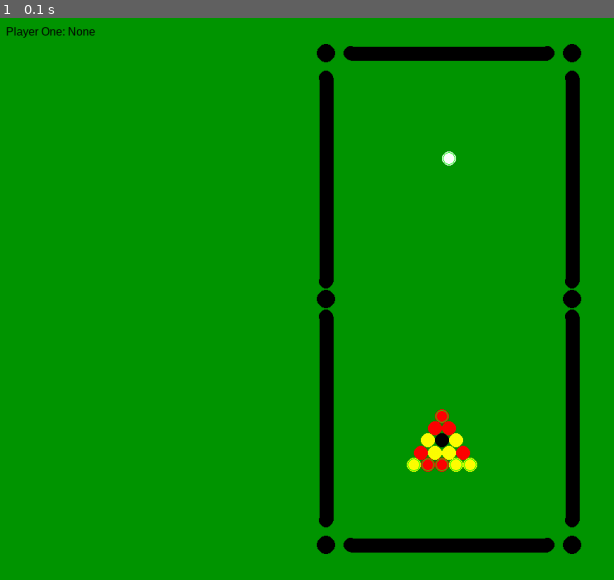
Above: before the commit, frame 1.
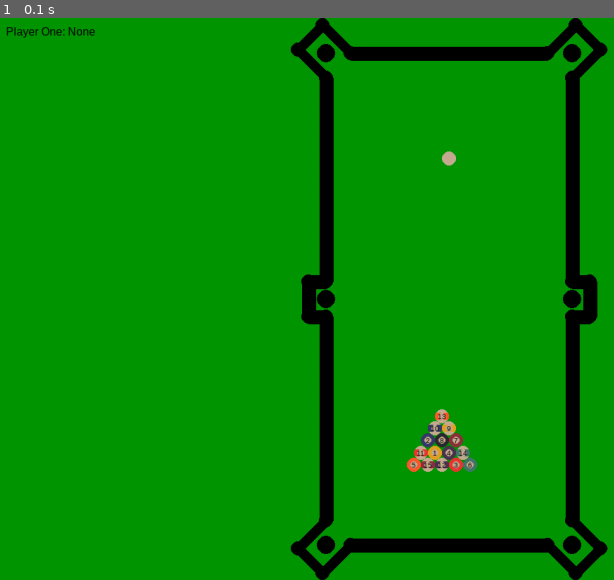
Above: after the commit, the same moment.

Repository: simonlav24/PoolGame
Game: pygame game, started from Main.py
Two runs of this game, one before a commit and one after it. Both use one fixed random seed, a clock stepped at 60 frames per second and the inputs below.
Inputs:
- Up to frame 1 (0.1 s): no input

The runs differ from the first frame. In frame 1, 2.6% of the frame differs, in the area x 47-100%, y 0-100%.

Commit message:
full rules and ball colors

Diff:
--- a/Calc.py
+++ b/Calc.py
@@ -1,3 +1,6 @@
+'''
+geometrical calculations module
+'''
 
 from pygame import Vector2
 from math import atan2, sqrt
--- a/Main.py
+++ b/Main.py
@@ -1,3 +1,6 @@
+'''
+Main module
+'''
 
 import pygame
 from pygame.math import Vector2
@@ -8,7 +11,26 @@
 from Calc import *
 from StateMachine import *
 
-
+DEBUG = False
+
+ball_color = {
+    0: (197, 171, 144),
+    1: (229, 160, 31),
+    2: (55, 57, 106),
+    3: (235, 53, 49),
+    4: (76, 51, 81),
+    5: (253, 88, 43),
+    6: (65, 119, 105),
+    7: (141, 50, 59),
+    8: (44, 42, 47),
+    9: (229, 160, 31),
+    10: (55, 57, 106),
+    11: (235, 53, 49),
+    12: (76, 51, 81),
+    13: (253, 88, 43),
+    14: (65, 119, 105),
+    15: (141, 50, 59),
+}
 
 class Ball:
     _radius = 10
@@ -19,7 +41,7 @@
     _entered_balls: List['Ball'] = []
     _first_cue_touch: BallType = None
     _potted_this_turn: List[BallType] = []
-    def __init__(self, pos=Vector2(0,0), fake=False, type=BallType.BALL_NONE):
+    def __init__(self, pos=Vector2(0,0), fake=False, type=BallType.BALL_NONE, number=0):
         self.pos = pos
         self.vel = Vector2(0,0)
         self.acc = Vector2(0,0)
@@ -30,6 +52,8 @@
         else:
             Ball._reg.append(self)
         self.type = type
+        self.number = number
+        self.create_surf()
 
     def set_vel(self, vel):
         self.vel = vel
@@ -82,8 +106,11 @@
                 if ball is target:
                     continue
                 distance = ball.pos.distance_to(target.pos)
+                if distance == 0:
+                    distance = 0.01
                 if distance < Ball._radius * 2:
                     overlap = 0.5 * (distance - Ball._radius * 2)
+
                     ball.pos -= overlap * (ball.pos - target.pos) / distance
                     target.pos += overlap * (ball.pos - target.pos) / distance
 
@@ -97,6 +124,8 @@
                 Ball._first_cue_touch = target.type if target.type != BallType.BALL_CUE else ball.type
 
             distance = ball.pos.distance_to(target.pos)
+            if distance == 0:
+                distance = 0.01
 
             normal = (target.pos - ball.pos) / distance
             tangent = Vector2(-normal[1], normal[0])
@@ -113,9 +142,32 @@
         Ball._fakes = []
         Ball._collisions = []
 
+    def create_surf(self):
+        color = ball_color[self.number]
+        self.surf = pygame.Surface((Ball._radius * 2, Ball._radius * 2), pygame.SRCALPHA)
+        if self.number > 8:
+            # stripe
+            self.surf.fill(ball_color[0])
+            self.surf.fill(color, ((0, Ball._radius * 0.5), (self.surf.get_width(), self.surf.get_height() - Ball._radius)))
+        else:
+            # solid
+            self.surf.fill(color)
+
+        pygame.draw.circle(self.surf, ball_color[0], (Ball._radius, Ball._radius), Ball._radius * 0.5)
+
+        if self.number != 0:
+            text = font_small.render(str(self.number), True, (0,0,0))
+            self.surf.blit(text, (Ball._radius - text.get_width() / 2, Ball._radius - text.get_height() / 2))
+
+        mask = pygame.Surface((Ball._radius * 2, Ball._radius * 2), pygame.SRCALPHA)
+        mask.fill((255,255,255,255))
+        pygame.draw.circle(mask, (0,0,0,0), (Ball._radius, Ball._radius), Ball._radius)
+        self.surf.blit(mask, (0,0), special_flags=pygame.BLEND_RGBA_SUB)
+
     def draw(self):
-        pygame.draw.circle(win, self.type.get_color(), self.pos, Ball._radius)
-        if self.stable:
+        win.blit(self.surf, self.pos - Vector2(Ball._radius, Ball._radius))
+
+        if DEBUG and self.stable:
             pygame.draw.circle(win, (0,255,0), self.pos, Ball._radius - 1, 1)
 
     def step_balls():
@@ -208,9 +260,16 @@
     clock = pygame.time.Clock()
 
     font1 = pygame.font.SysFont('Arial', 16)
+    font_small = pygame.font.SysFont('Arial', 10)
 
     types = [BallType.BALL_SOLID] * 7 + [BallType.BALL_STRIPE] * 7
     shuffle(types)
+    solid_numbers = [1, 2, 3, 4, 5, 6, 7]
+    shuffle(solid_numbers)
+    stripe_numbers = [9, 10, 11, 12, 13, 14, 15]
+    shuffle(stripe_numbers)
+    number_type = {BallType.BALL_SOLID: solid_numbers, BallType.BALL_STRIPE: stripe_numbers}
+
     offx = win.get_width() / 2
     offy = win.get_height() / 2 + 150
 
@@ -218,10 +277,13 @@
     for i in range(6):
         for j in range(-i, i, 2):
             type = types.pop()
+            number = number_type[type].pop()
             if ball_count == 4:
                 types.append(type)
+                number_type[type].append(number)
                 type = BallType.BALL_BLACK
-            Ball(Vector2(10 * j + offx, 10 * i * sqrt(3) + offy), type=type)
+                number = 8
+            Ball(Vector2(10 * j + offx, 10 * i * sqrt(3) + offy), type=type, number=number)
             ball_count += 1
 
     cue_ball = CueBall(Vector2(win.get_width() / 2, 200))
@@ -244,6 +306,32 @@
     Line(Vector2(right, bottom - pool_d_slit), Vector2(right, center + pool_slit))
     Line(Vector2(right, center - pool_slit), Vector2(right, top + pool_d_slit))
     Line(Vector2(left + pool_d_slit, top), Vector2(right - pool_d_slit, top))
+
+    d_offset = 40
+    Line(Vector2(left, top + pool_d_slit), Vector2(left - d_offset, top + pool_d_slit - d_offset))
+    Line(Vector2(left + pool_d_slit, top), Vector2(left + pool_d_slit - d_offset, top - d_offset))
+    Line(Vector2(left - d_offset, top + pool_d_slit - d_offset), Vector2(left + pool_d_slit - d_offset, top - d_offset))
+
+    Line(Vector2(right - pool_d_slit, top), Vector2(right - pool_d_slit + d_offset, top - d_offset))
+    Line(Vector2(right, top + pool_d_slit), Vector2(right + d_offset, top + pool_d_slit - d_offset))
+    Line(Vector2(right - pool_d_slit + d_offset, top - d_offset), Vector2(right + d_offset, top + pool_d_slit - d_offset))
+
+    Line(Vector2(left + pool_d_slit, bottom), Vector2(left + pool_d_slit - d_offset, bottom + d_offset))
+    Line(Vector2(left, bottom - pool_d_slit), Vector2(left - d_offset, bottom - pool_d_slit + d_offset))
+    Line(Vector2(left + pool_d_slit - d_offset, bottom + d_offset), Vector2(left - d_offset, bottom - pool_d_slit + d_offset))
+
+    Line(Vector2(right, bottom - pool_d_slit), Vector2(right + d_offset, bottom - pool_d_slit + d_offset))
+    Line(Vector2(right - pool_d_slit, bottom), Vector2(right - pool_d_slit + d_offset, bottom + d_offset))
+    Line(Vector2(right + d_offset, bottom - pool_d_slit + d_offset), Vector2(right - pool_d_slit + d_offset, bottom + d_offset))
+
+    s_offset = 25
+    Line(Vector2(right, center - pool_slit), Vector2(right + s_offset, center - pool_slit))
+    Line(Vector2(right, center + pool_slit), Vector2(right + s_offset, center + pool_slit))
+    Line(Vector2(right + s_offset, center - pool_slit), Vector2(right + s_offset, center + pool_slit))
+
+    Line(Vector2(left, center + pool_slit), Vector2(left - s_offset, center + pool_slit))
+    Line(Vector2(left, center - pool_slit), Vector2(left - s_offset, center - pool_slit))
+    Line(Vector2(left - s_offset, center + pool_slit), Vector2(left - s_offset, center - pool_slit))
 
     Hole(Vector2(left, center))
     Hole(Vector2(right, center))
@@ -293,7 +381,7 @@
         if game_state.get_state() == State.WAIT_FOR_STABLE:
             if Ball.check_stability():
                 # determine next turn
-                game_state.potted_this_turn = cue_ball.get_potted_this_turn()
+                game_state.update_potted(cue_ball.get_potted_this_turn())
                 game_state.first_touch = cue_ball.get_first_touch()
                 game_state.update()
                 cue_ball.new_turn()
@@ -339,8 +427,8 @@
 
         # draw entered balls
         for i, ball in enumerate(Ball._entered_balls):
-            pos = Vector2(right + Ball._radius * 4, Ball._radius + i * 2 * Ball._radius)
-            pygame.draw.circle(win, ball.type.get_color(), pos, Ball._radius)
+            pos = Vector2(right + Ball._radius * 8, Ball._radius + i * 2 * Ball._radius)
+            win.blit(ball.surf, pos)
 
         # temporarily display info
         player_turn_surf = font1.render(f'{str(game_state.get_player())}: {game_state.player_ball_type[game_state.get_player()]}', True, (0,0,0))
--- a/StateMachine.py
+++ b/StateMachine.py
@@ -1,3 +1,6 @@
+'''
+State machine module and rules enforecement
+'''
 
 from enum import Enum
 from typing import List
@@ -7,6 +10,12 @@
     WAIT_FOR_STABLE = 1
     MOVING_CUE_BALL = 2
     GAME_OVER = 3
+
+class Foul(Enum):
+    NONE = 0
+    TOUCHED_ILLEGAL_BALL = 1
+    POTTED_CUE = 2
+    POTTED_BLACK = 3
 
 class BallType(Enum):
     BALL_NONE = 0
@@ -64,11 +73,29 @@
         self.potted_this_turn: List[BallType] = []
         self.first_touch: BallType = None
 
+        self.type_potted = {
+            BallType.BALL_SOLID: 0,
+            BallType.BALL_STRIPE: 0
+        }
+        self.player_winner: Player = None
+
+    def update_potted(self, potted: List[BallType]):
+        self.potted_this_turn = potted
+        for ball in self.potted_this_turn:
+            if ball in [BallType.BALL_CUE, BallType.BALL_BLACK]:
+                continue
+            self.type_potted[ball] += 1
+
     def get_state(self) -> State:
         return self.current_state
 
     def get_player(self) -> Player:
         return self.player_turn
+
+    def is_current_player_finished(self) -> bool:
+        if not self.player_determined:
+            return False
+        return self.type_potted[self.player_ball_type[self.get_player()]] == 7
 
     def update(self):
         next_state: State = None
@@ -80,7 +107,7 @@
             case State.WAIT_FOR_STABLE:
                 next_state = State.PLAY
                 advance_turn = True
-                foul = False
+                foul = Foul.NONE
                 # determine players turn
                 ## player turn shall change if
                 ## 1. player didnt touch any of his balls first
@@ -89,9 +116,15 @@
                 print(f'{self.potted_this_turn=}')
 
                 if self.player_determined:
-                    if self.first_touch != self.player_ball_type[self.get_player()]:
+                    allowed_first_touch = [self.player_ball_type[self.get_player()]]
+                    if self.is_current_player_finished():
+                        # player potted all his balls
+                        allowed_first_touch.append(BallType.BALL_BLACK)
+
+                    if self.first_touch not in allowed_first_touch:
                         # foul: touched illegal ball
-                        foul = True
+                        print('foul, touched illegal ball')
+                        foul = Foul.TOUCHED_ILLEGAL_BALL
 
                 if len(self.potted_this_turn) != 0:
                     # check if players not yet determined their ball type
@@ -111,17 +144,33 @@
 
                     if BallType.BALL_CUE in self.potted_this_turn:
                         # foul: potted cue ball
-                        foul = True
+                        print('foul, potted cue ball')
+                        foul = Foul.POTTED_CUE
 
                     if BallType.BALL_BLACK in self.potted_this_turn:
                         next_state = State.GAME_OVER
+                        if self.is_current_player_finished():
+                            # player finished, check if white also entered
+                            if BallType.BALL_CUE in self.potted_this_turn:
+                                # white entered, other player won
+                                self.player_winner = self.get_player().next()
+                            else:
+                                # current player won
+                                self.player_winner = self.get_player()
+                        else:
+                            # foul black potted, other player won
+                            self.player_winner = self.get_player().next()
+                            foul = Foul.POTTED_BLACK
+                        print(f'{self.player_winner} Wins')
 
-                if foul:
+                if foul != Foul.NONE:
                     next_state = State.MOVING_CUE_BALL
                     advance_turn = True
+                    if foul == Foul.POTTED_BLACK:
+                        next_state = State.GAME_OVER
                 if advance_turn:
                     self.player_turn = self.player_turn.next()
-                print(f'State: {next_state}')
+                print(f'State: {next_state}, score: {self.type_potted}')
 
             case State.MOVING_CUE_BALL:
                 next_state = State.PLAY
